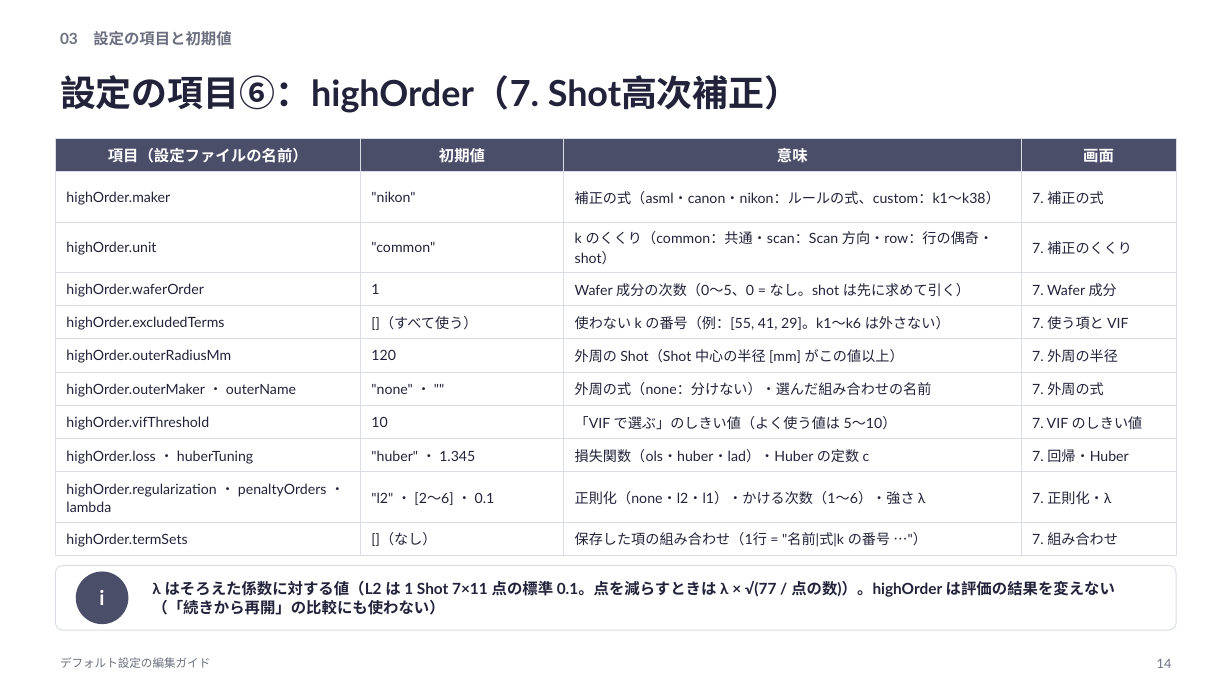
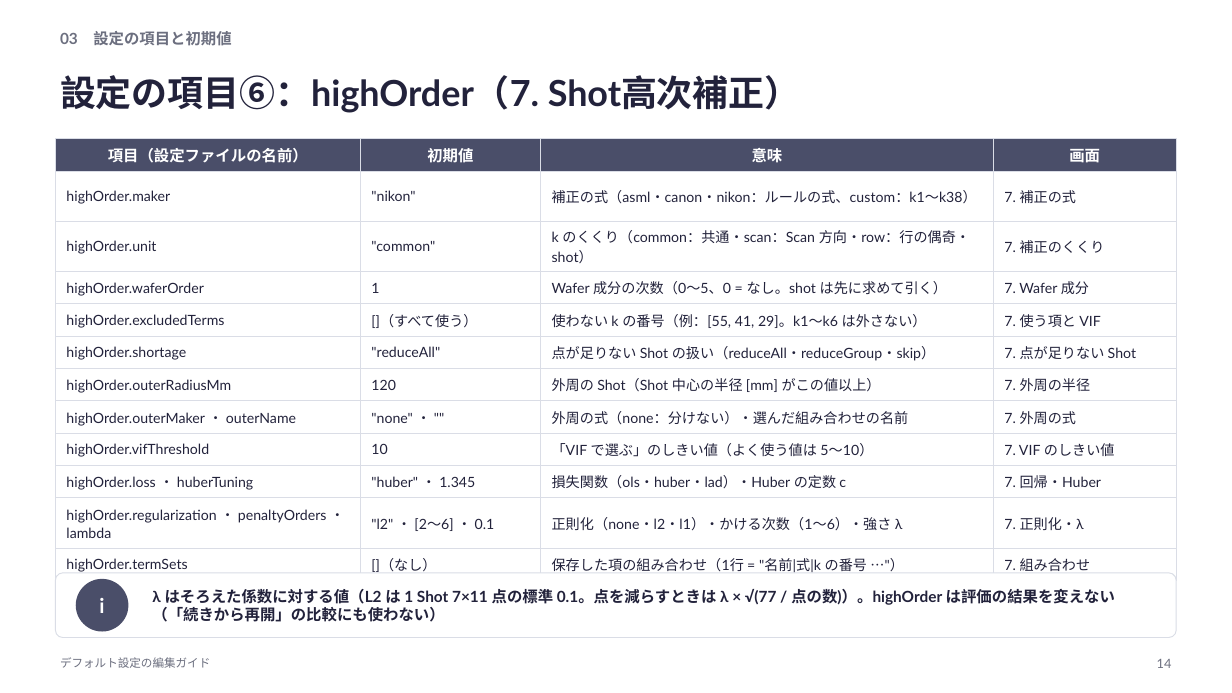
Before and after one commit to rsakamoto-0824/alignment-estimation-benchmark, a slide deck: slide 14 of matlab_app/docs/defaults_guide/デフォルト設定の編集ガイド.pptx. Drawn at 1232x693 pixels with LibreOffice and Linux fonts; fonts in the diff are those of the drawing. Boxes give left, top, right and bottom in pixels: in the first picture for what was removed or moved away, otherwise in the second. Text is boxed around its words. In the diff, an @@ line names an element or a change of style, - is before the commit and + after.

```diff
--- a/matlab_app/docs/defaults_guide/デフォルト設定の編集ガイド.pptx
+++ b/matlab_app/docs/defaults_guide/デフォルト設定の編集ガイド.pptx
@@ table at bbox=[55, 139, 1177, 576] @@
+row 6: highOrder.shortage | "reduceAll" | 点が足りない Shot の扱い（reduceAll・reduceGroup・skip） | 7. 点が足りない Shot
@@ rounded rectangle: place and size @@
-rounded rectangle at bbox=[55, 566, 1177, 630]
+rounded rectangle at bbox=[55, 573, 1177, 638]
@@ ellipse "i": place and size @@
-ellipse "i" at bbox=[76, 571, 128, 624]
+ellipse "i" at bbox=[76, 579, 128, 631]
@@ text "λ はそろえた係数に対する値（L2 は 1 Shot ...": place and size @@
-text "λ はそろえた係数に対する値（L2 は 1 Shot ..." at bbox=[152, 581, 1115, 615]
+text "λ はそろえた係数に対する値（L2 は 1 Shot ..." at bbox=[152, 589, 1115, 622]
```
Also in this commit, not shown: 1 other slide changed, 39 other files.
